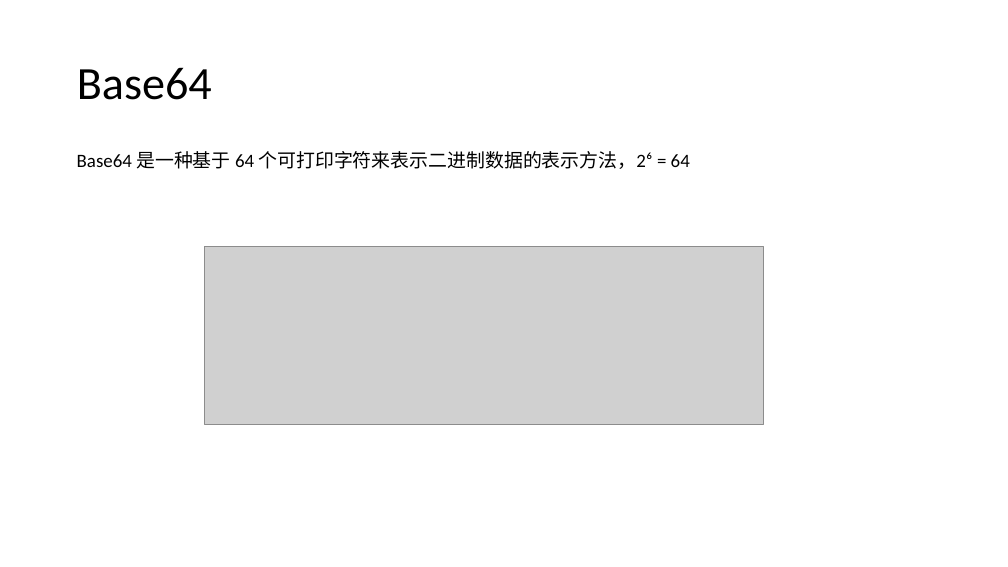
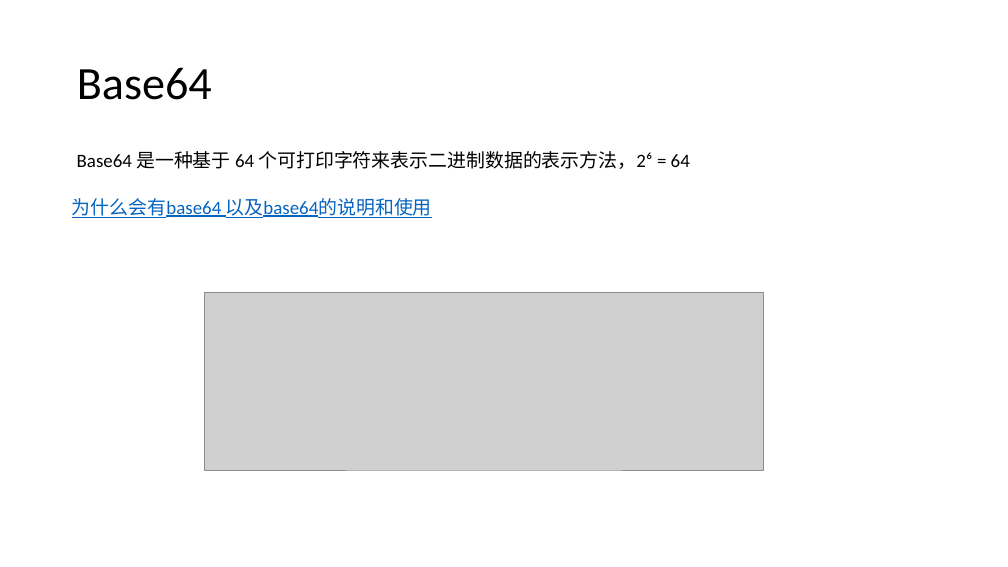
Before and after one commit to SpencerYang148/web-knowledge, a slide deck: slide 7 of 二进制/二进制.pptx. Drawn at 1008x567 pixels with LibreOffice and Linux fonts; fonts in the diff are those of the drawing; grey boxes stand for pictures. Boxes give left, top, right and bottom in pixels: in the first picture for what was removed or moved away, otherwise in the second. Text is boxed around its words. In the diff, an @@ line names an element or a change of style, - is before the commit and + after.

```diff
--- a/二进制/二进制.pptx
+++ b/二进制/二进制.pptx
@@ text added at [72, 198, 432, 218], 18 pt, text #0563C1, underline @@
+为什么会有base64 以及base64的说明和使用
@@ picture: place and size @@
-picture at [204, 247, 764, 423]
+picture at [204, 293, 764, 470]
```
Also in this commit, not shown: 5 other slides changed, 5 slides added, 2 slides removed, 2 other files.
